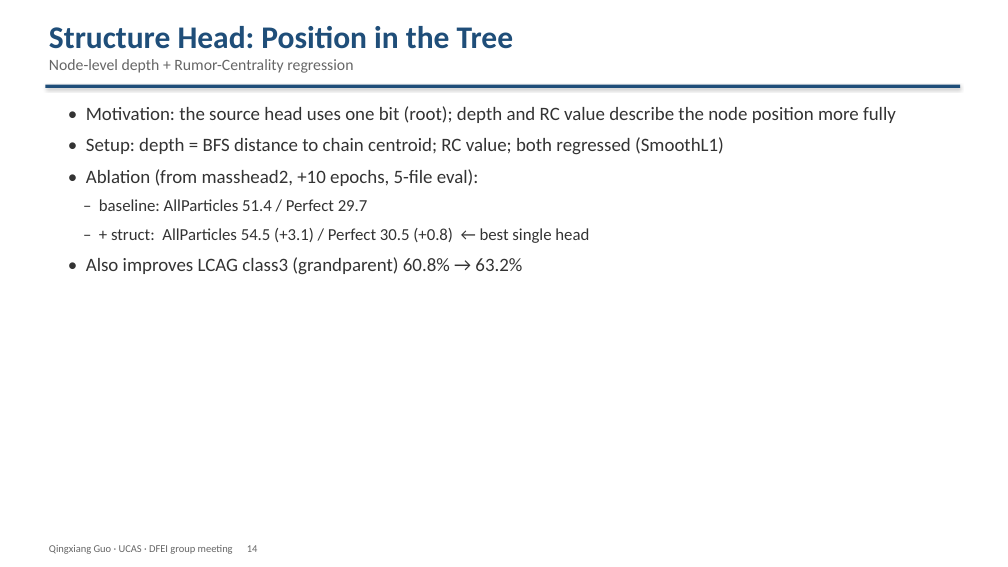
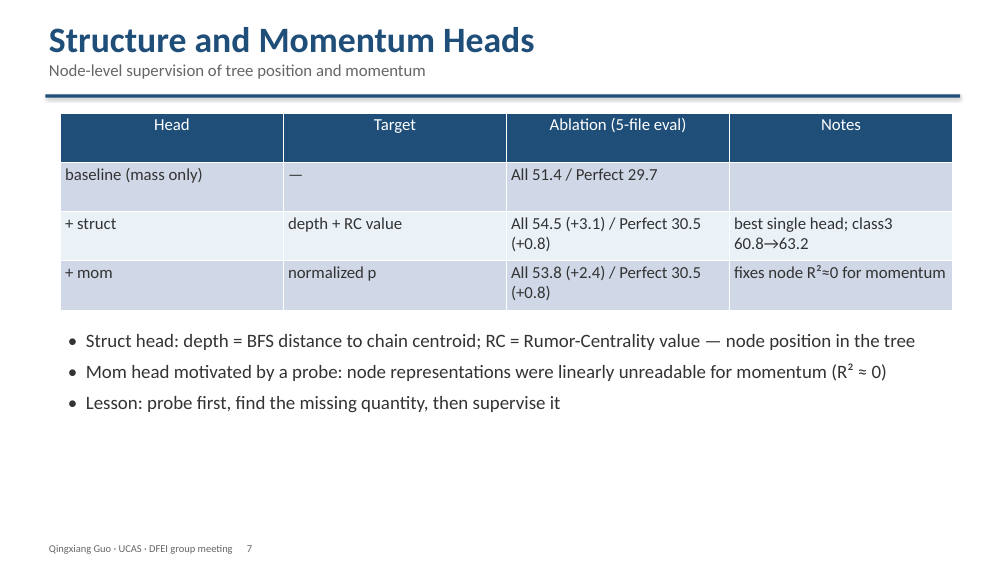
Before and after one commit to Aniedrew/dfei_ift, a slide deck: slide 7 of meeting_figs/DFEI_progress_20260902_EN.pptx (slide 14 before the commit). Drawn at 1008x567 pixels with LibreOffice and Linux fonts; fonts in the diff are those of the drawing. Boxes give left, top, right and bottom in pixels: in the first picture for what was removed or moved away, otherwise in the second. Text is boxed around its words. In the diff, an @@ line names an element or a change of style, - is before the commit and + after.

```diff
--- a/meeting_figs/DFEI_progress_20260902_EN.pptx
+++ b/meeting_figs/DFEI_progress_20260902_EN.pptx
@@ text at (49, 27, 534, 79): text changed; size 15 to 16 pt @@
-Structure Head: Position in the Tree
-Node-level depth + Rumor-Centrality regression
+Structure and Momentum Heads
+Node-level supervision of tree position and momentum
@@ rectangle: place and size @@
-rectangle at (45, 85, 960, 88)
+rectangle at (45, 95, 960, 98)
@@ table added at (60, 113, 953, 310), 4 rows, 4 columns @@
+Head | Target | Ablation (5-file eval) | Notes
+baseline (mass only) | — | All 51.4 / Perfect 29.7 | 
++ struct | depth + RC value | All 54.5 (+3.1) / Perfect 30.5 (+0.8) | best single head; class3 60.8→63.2
++ mom | normalized p | All 53.8 (+2.4) / Perfect 30.5 (+0.8) | fixes node R²≈0 for momentum
@@ text removed at (86, 106, 896, 275) @@
-• Motivation: the source head uses one bit (root); depth and RC value describe the node position more fully
-• Setup: depth = BFS distance to chain centroid; RC value; both regressed (SmoothL1)
-• Ablation (from masshead2, +10 epochs, 5-file eval):
-– baseline: AllParticles 51.4 / Perfect 29.7
-– + struct: AllParticles 54.5 (+3.1) / Perfect 30.5 (+0.8) ← best single head
-• Also improves LCAG class3 (grandparent) 60.8% → 63.2%
@@ text added at (86, 334, 915, 413), 18 pt, text #333333 @@
+• Struct head: depth = BFS distance to chain centroid; RC = Rumor-Centrality value — node position in the tree
+• Mom head motivated by a probe: node representations were linearly unreadable for momentum (R² ≈ 0)
+• Lesson: probe first, find the missing quantity, then supervise it
@@ text at (49, 545, 252, 554): text changed @@
-Qingxiang Guo · UCAS · DFEI group meeting 14
+Qingxiang Guo · UCAS · DFEI group meeting 7
```
Also in this commit, not shown: 4 other slides changed, 6 slides added, 20 slides removed, 3 other files.
